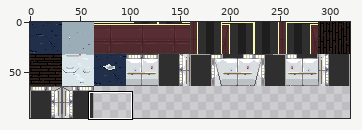
Sprite sheet: app/static/assets/rl_tiles.png. The first picture is a wide view before the edit; the outline marks the close-up.
Close-up. Before the commit:
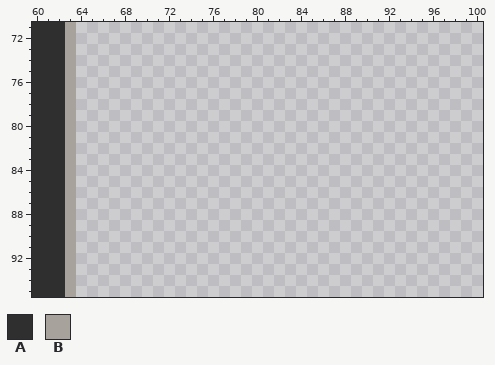
The file is 320x96 pixels. Colours within 5 levels of each other are drawn and written as one. Shown: x 60..100, y 71..95.
Palette (. is transparent): A #2f2f2f  B #a8a29c
Pixels before, first column x 60:
71 AAAB
72 AAAB
73 AAAB
74 AAAB
75 AAAB
76 AAAB
77 AAAB
78 AAAB
79 AAAB
80 AAAB
81 AAAB
82 AAAB
83 AAAB
84 AAAB
85 AAAB
86 AAAB
87 AAAB
88 AAAB
89 AAAB
90 AAAB
91 AAAB
92 AAAB
93 AAAB
94 AAAB
95 AAAB
Now the later version:
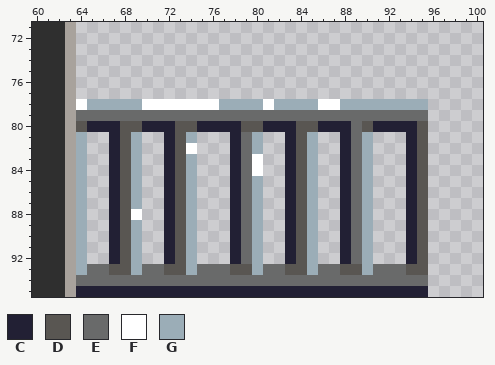
Colours new in this view: C #222034  D #595652  E #696a6a  F #ffffff  G #9badb7
Diff:
Changed rows in their new state; - is an unchanged pixel.
first column x 64:
78 FGGGGGFFFFFFFGGGGFGGGGFFGGGGGGGG
79 EEEEEEEEEEEEEEEEEEEEEEEEEEEEEEEE
80 DCCCDDCCCDDCCCCDDCCCDDCCCEDCCCCD
81 G--CDG--CDG---CEG--CDG--CEG---CD
82 G--CDG--CDF---CEG--CDG--CEG---CD
83 G--CDG--CDG---CEF--CDG--CEG---CD
84 G--CDG--CDG---CEF--CDG--CEG---CD
85 G--CDG--CDG---CEG--CDG--CEG---CD
86 G--CDG--CDG---CEG--CDG--CEG---CD
87 G--CDG--CDG---CEG--CDG--CEG---CD
88 G--CDF--CDG---CEG--CDG--CEG---CD
89 G--CDG--CDG---CEG--CDG--CEG---CD
90 G--CDG--CDG---CEG--CDG--CEG---CD
91 G--CDG--CDG---CEG--CDG--CEG---CD
92 G--CDG--CDG---CEG--CDG--CEG---CD
93 GEEDDGEEDDGEEEDDGEEDDGEEDDGEEEDD
94 EEEEEEEEEEEEEEEEEEEEEEEEEEEEEEEE
95 CCCCCCCCCCCCCCCCCCCCCCCCCCCCCCCC
Where, in picture pixels (left, top, right, bottom), the same in both close-ups:
added: (76, 99, 428, 297)
